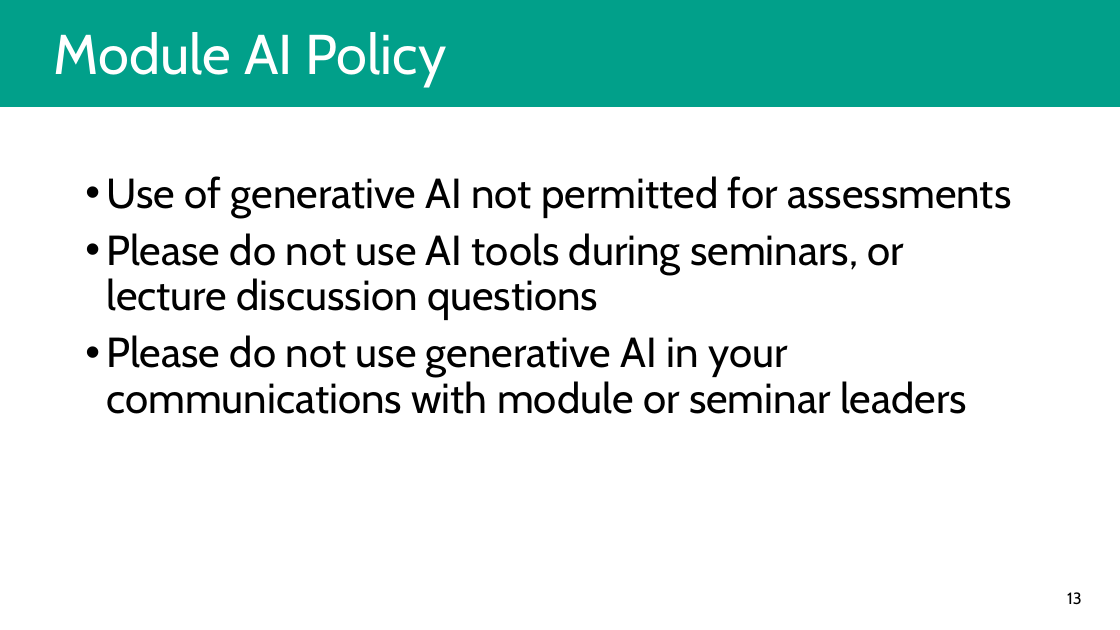
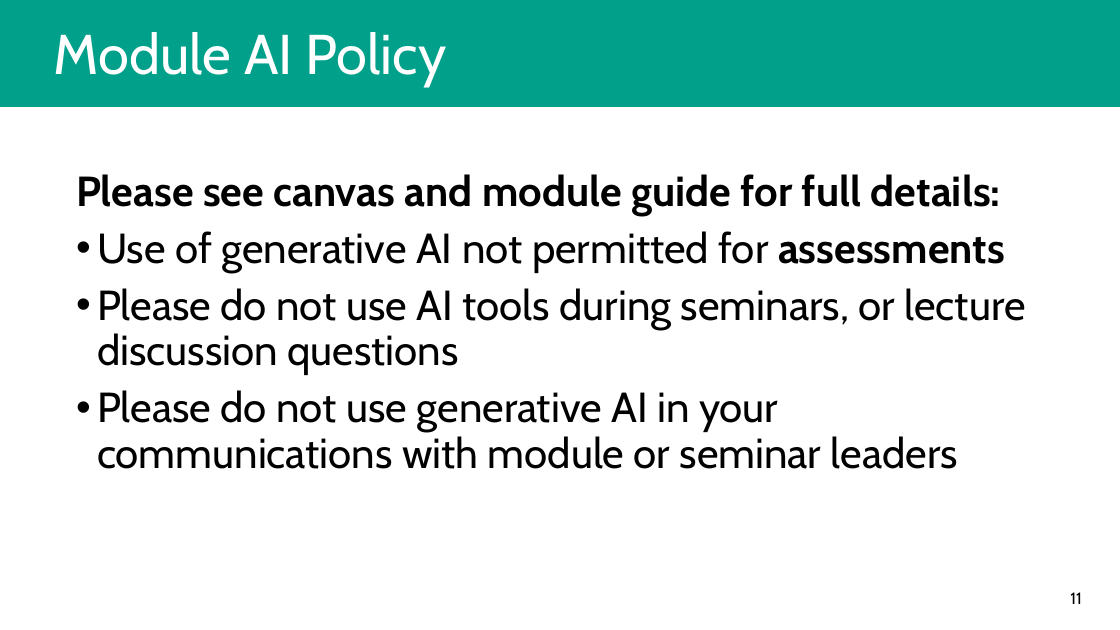
Before and after one commit to bpboyle/pol2017_materials_2026, a slide deck: slide 11 of lecture_slides/POL2017_slides_W01-01_intro.pptx (slide 13 before the commit). Drawn at 1120x630 pixels with LibreOffice and Linux fonts; fonts in the diff are those of the drawing. Boxes give left, top, right and bottom in pixels: in the first picture for what was removed or moved away, otherwise in the second. Text is boxed around its words. In the diff, an @@ line names an element or a change of style, - is before the commit and + after.

```diff
--- a/lecture_slides/POL2017_slides_W01-01_intro.pptx
+++ b/lecture_slides/POL2017_slides_W01-01_intro.pptx
@@ text "Please see canvas and module ...": place and size @@
-text "Please see canvas and module ..." at box(106, 176, 1011, 414)
+text "Please see canvas and module ..." at box(76, 174, 1026, 469)
@@ text at box(76, 174, 1001, 216): paragraph added @@
+Please see canvas and module guide for full details:
@@ text at box(97, 231, 1005, 273): bold on in "assessments" @@
@@ page number at box(1070, 592, 1082, 604): text changed @@
-13
+11
```
Also in this commit, not shown: 9 other slides changed, 4 slides added.
